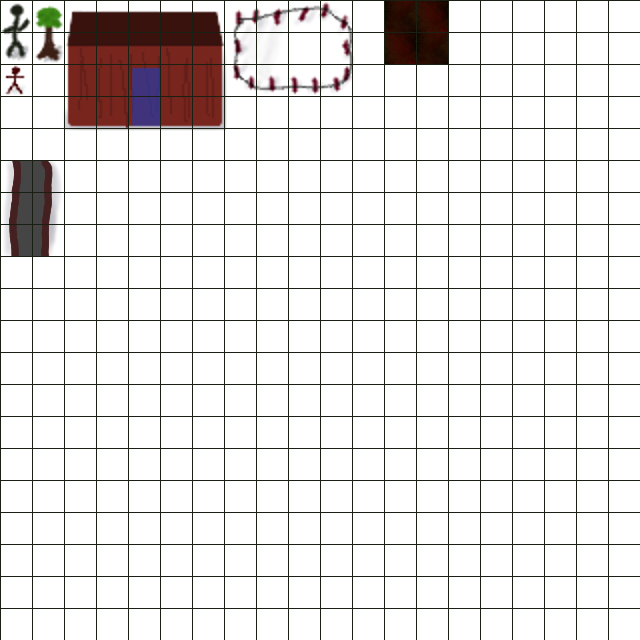
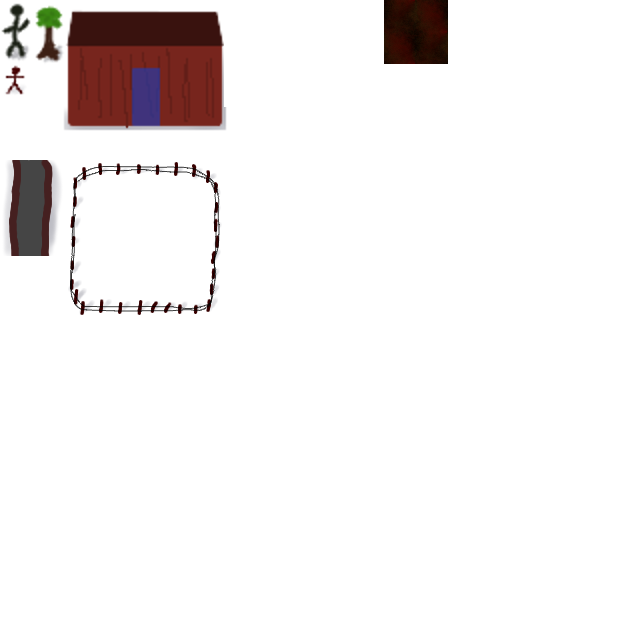
Layered file, before and after one edit (640x640). Changes by layer:
hid "Background" over [0, 0, 640, 640]
painted on "Images" over [70, 1, 355, 315]
painted on "Shadows" over [68, 3, 353, 315]
